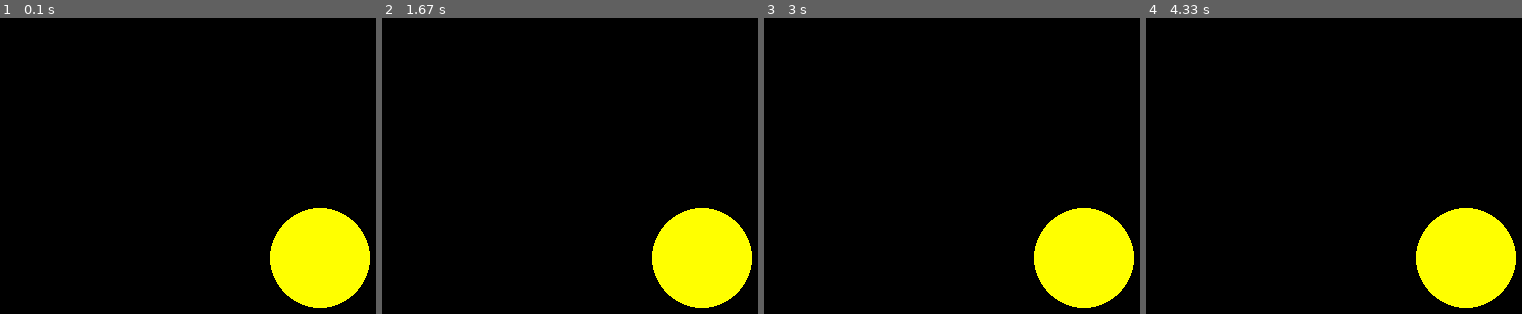
Above: before the commit, frames 1-4 (left to right).
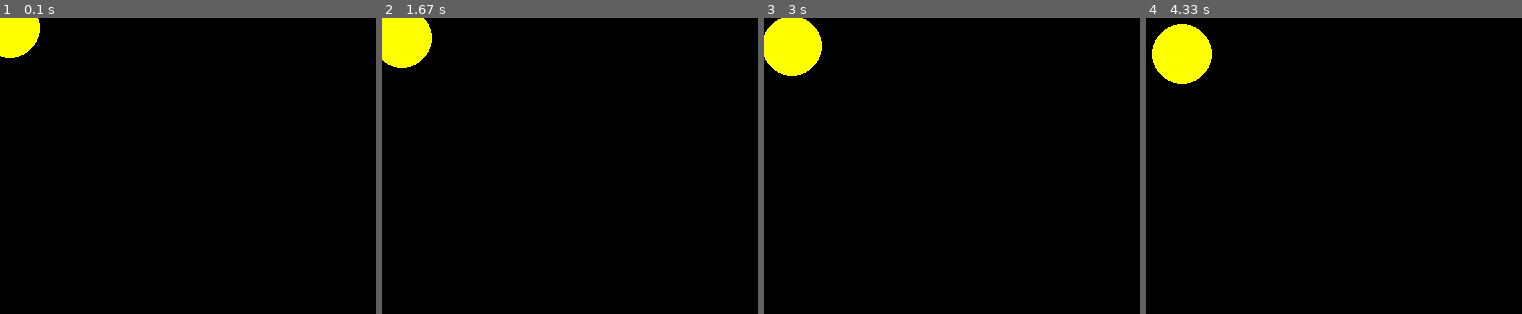
Above: after the commit, the same moments.

Repository: laissonbruno/pacmanPythonPygame
Game: pygame game, started from pacman/pacman.py
The game is run twice, just before and just after one commit, with the same random seed, the same clock (stepped at 60 frames per second) and the same inputs.
Inputs:
- Up to frame 1 (0.1 s): no input
- Up to frame 2 (1.67 s): no input
- Up to frame 3 (3 s): no input
- Up to frame 4 (4.33 s): no input

The runs differ from the first frame. In frame 1, 8.3% of the frame differs, in the area x 0-99%, y 0-98%; in frame 2, 9.0%; in frame 3, 9.5%; in frame 4, 9.5%, in the area x 1-99%, y 2-98%.

Commit message:
regras iniciadas

Diff:
--- a/pacman/pacman.py
+++ b/pacman/pacman.py
@@ -1,12 +1,31 @@
 import pygame
 amarelo = (255,255,0)
+preto = (0,0,0)
+raio = 30
 pygame.init()
 tela = pygame.display.set_mode((640, 480), 0)
+x = 10
+y = 10
+velocidade = 0.1
+vel_x = velocidade
+vel_y = velocidade
 
 while True:
 
+    x = x + vel_x
+    y = y + vel_y
 
-    pygame.draw.circle(tela, amarelo, (320, 240), 50, 0)
+    if x + raio > 640:
+        vel_x = -velocidade
+    if x - raio < 0:
+        vel_x = velocidade
+    if y + raio > 480:
+        vel_y = -velocidade
+    if y - raio < 0:
+        vel_y = velocidade
+
+    tela.fill(preto)
+    pygame.draw.circle(tela, amarelo, (int(x), int(y)), raio, 0)
     pygame.display.update()
 
     for e in pygame.event.get():
